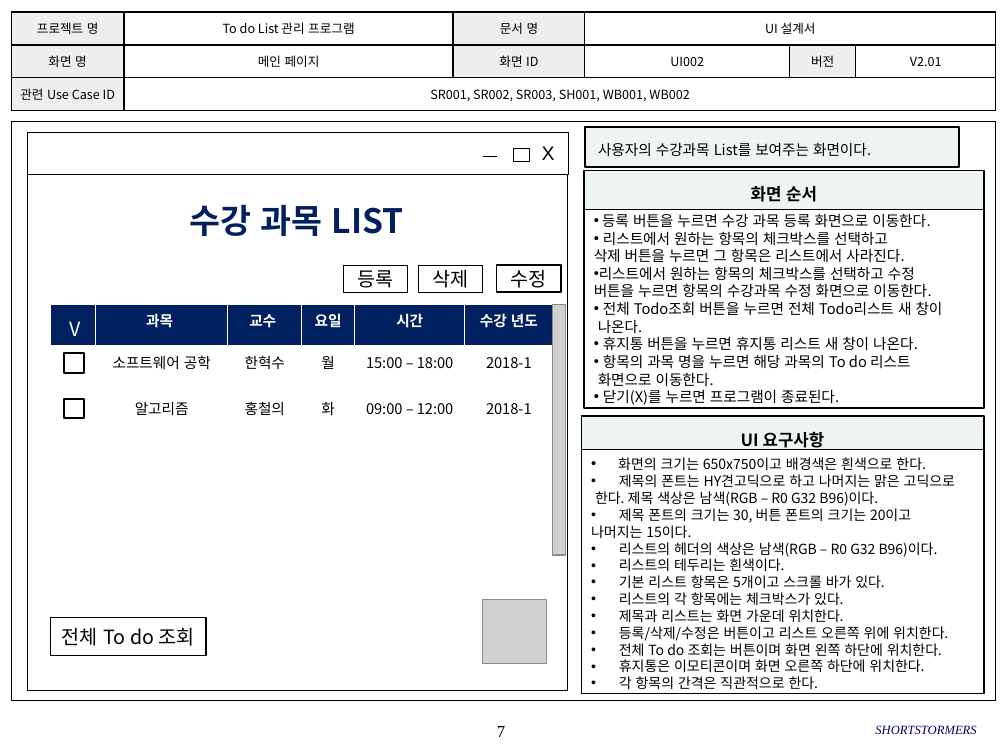
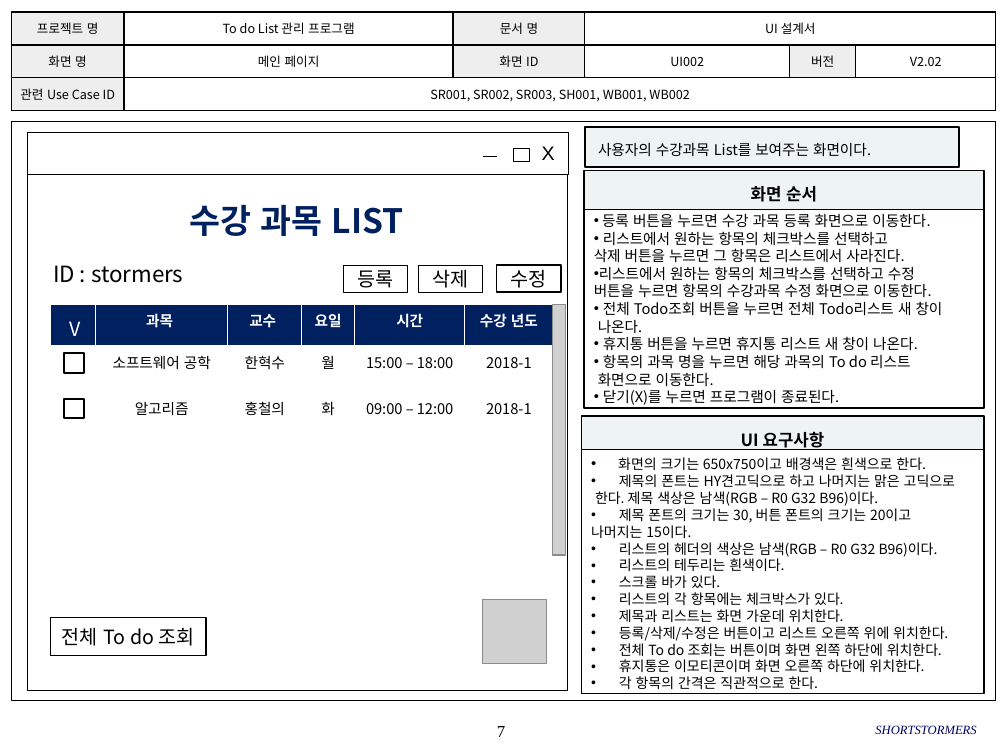
Before and after one commit to SMU-SE-Admin/18-1_7_SHORTSTORMERS_Doc, a slide deck: slide 7 of 03 설계/UI 설계서_7_SHORTSTORMERS.pptx. Drawn at 1008x756 pixels with LibreOffice and Linux fonts; fonts in the diff are those of the drawing; grey boxes stand for pictures; background and template pictures are left out. Boxes give left, top, right and bottom in pixels: in the first picture for what was removed or moved away, otherwise in the second. Text is boxed around its words. In the diff, an @@ line names an element or a change of style, - is before the commit and + after.

```diff
--- a/03 설계/UI 설계서_7_SHORTSTORMERS.pptx
+++ b/03 설계/UI 설계서_7_SHORTSTORMERS.pptx
@@ table at (11, 12, 995, 111) @@
-row 2, column 6: V2.01
+row 2, column 6: V2.02
@@ text added at (53, 265, 183, 283), 16 pt, text #000000 @@
+ID : stormers
@@ text in rectangle at (619, 575, 721, 588): text changed @@
-• 기본 리스트 항목은 5개이고 스크롤 바가 있다.
+• 스크롤 바가 있다.
```
Also in this commit, not shown: 26 other slides changed, 8 slides added.
